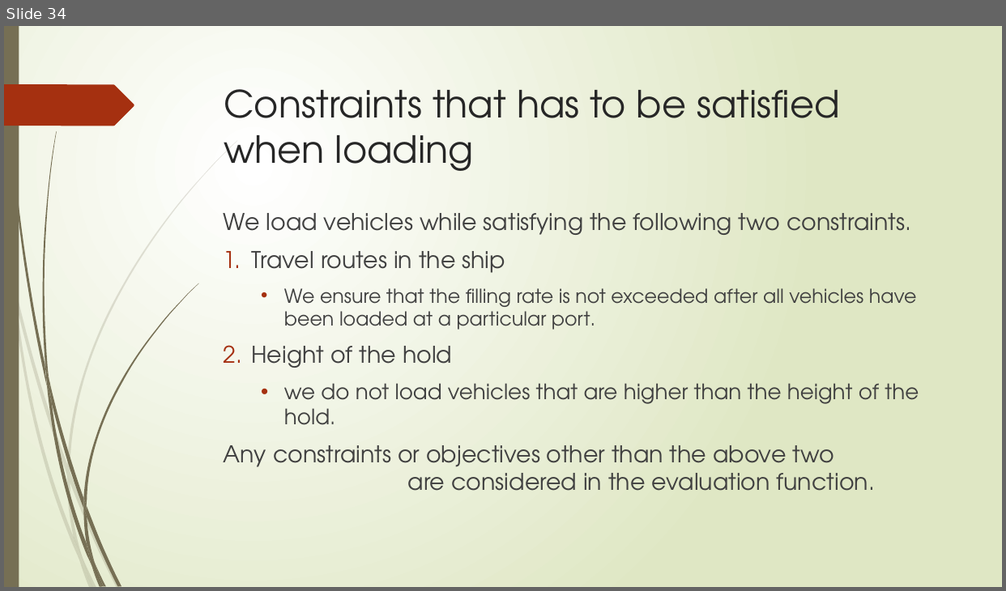
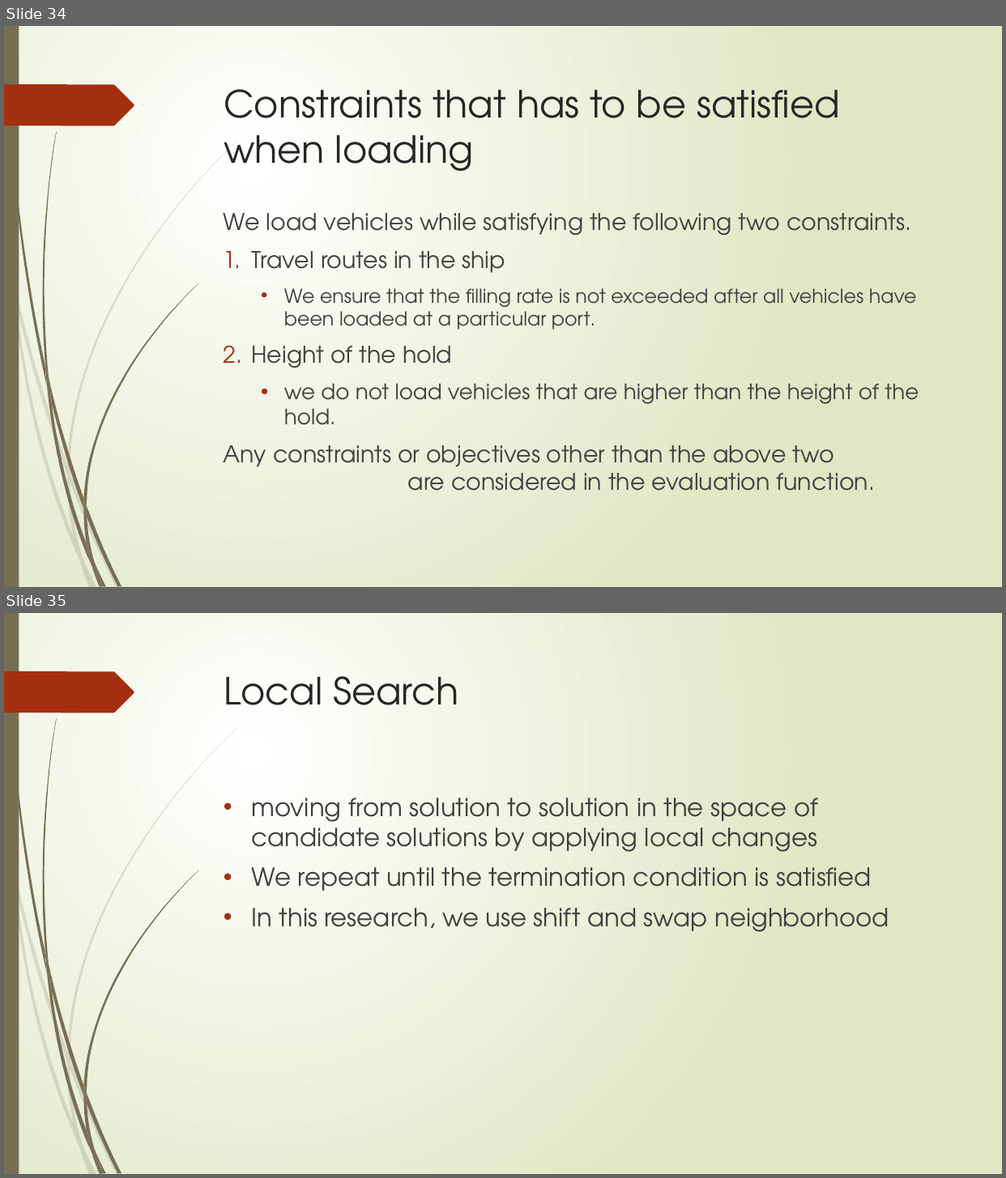
Before and after one commit to r-kurosu/kline_new, a slide deck: 竹田_合同研究会.pptx. Shown one above the other, each under a label of ours: slide 34 before the commit, slides 34 and 35 after it. The pictures are 1006x591 and 1006x1178 pixels, drawn with LibreOffice and Linux fonts; fonts in the diff are those of the drawing. Boxes give left, top, right and bottom in pixels: in the first picture for what was removed or moved away, otherwise in the second. Text is boxed around its words. In the diff, an @@ line names an element or a change of style, - is before the commit and + after.

```diff
--- a/竹田_合同研究会.pptx
+++ b/竹田_合同研究会.pptx
@@ slide 35 added at <box>4,613,1002,1174</box>, background gradient #FFFFFF to #DFE8C4; not listed: 24 template elements that a slide beside it also shows @@
@@ title added at <box>224,676,458,705</box>, 36 pt, text #262626 @@
+Local Search
@@ text added at <box>252,798,889,932</box>, 24 pt, text #404040 @@
+• moving from solution to solution in the space of candidate solutions by applying local changes
+• We repeat until the termination condition is satisfied
+• In this research, we use shift and swap neighborhood
```
Also in this commit, not shown: 3 slides changed, 3 other slides added.
